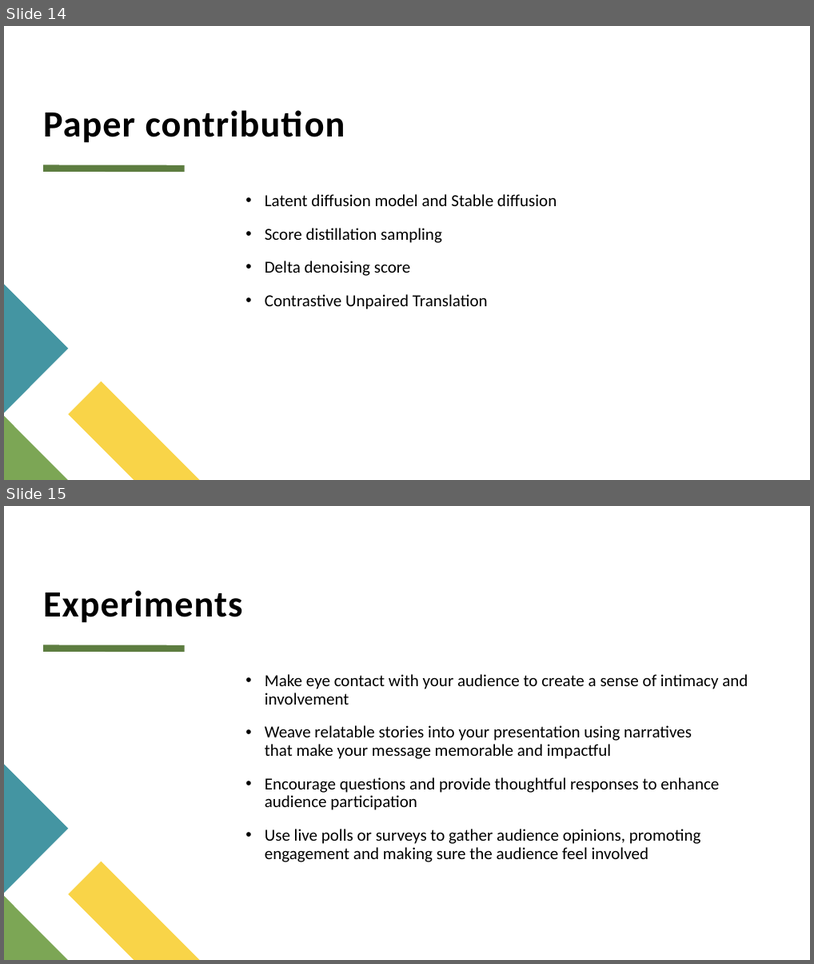
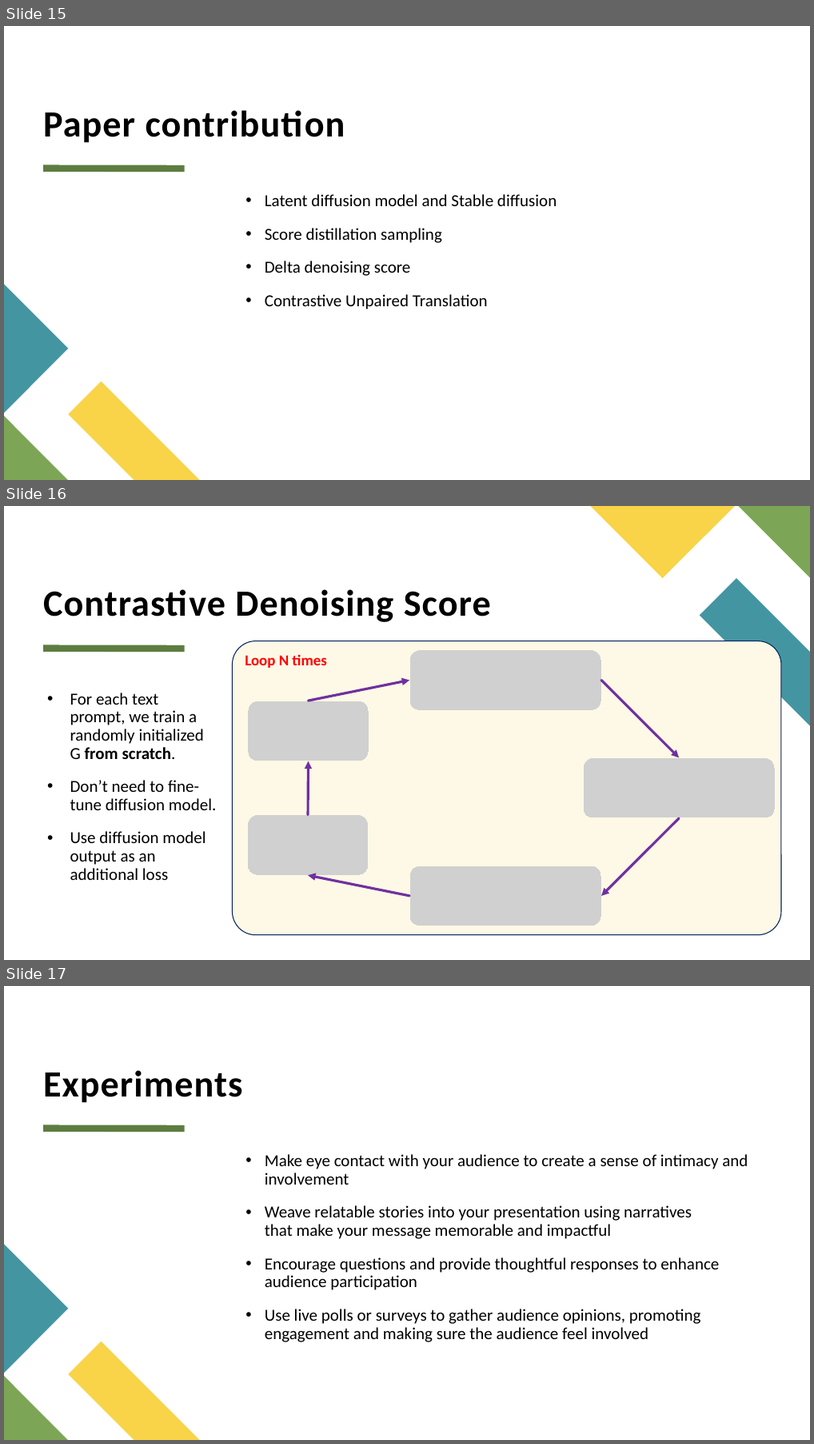
Before and after one commit to Anh26535D/cpp, a slide deck: report_computer_vision.pptx. Shown one above the other, each under a label of ours: slides 14 and 15 before the commit, slides 15, 16 and 17 after it. The pictures are 814x964 and 814x1444 pixels, drawn with LibreOffice and Linux fonts; fonts in the diff are those of the drawing; grey boxes stand for pictures. Boxes give left, top, right and bottom in pixels: in the first picture for what was removed or moved away, otherwise in the second. Text is boxed around its words. In the diff, an @@ line names an element or a change of style, - is before the commit and + after.

```diff
--- a/report_computer_vision.pptx
+++ b/report_computer_vision.pptx
@@ slide 16 added at [4,506,810,960], background #FFFFFF; not listed: 1 template element that a slide beside it also shows @@
@@ freeform shape added at [591,506,735,578], fill #F9D448 @@
@@ freeform shape added at [739,506,810,578], fill #7CA655 @@
@@ title added at [43,589,491,622], 44 pt, text #000000, bold @@
+Contrastive Denoising Score
@@ freeform shape added at [700,578,810,725], fill #4495A2 @@
@@ text added at [70,692,217,880], 20 pt, text #000000 @@
+• For each text prompt, we train a randomly initialized G from scratch.
+• Don’t need to fine-tune diffusion model.
+• Use diffusion model output as an additional loss
@@ group added at [233,641,782,935]: 5 pictures, 5 arrows, 1 rounded rectangle @@
+Loop N times
@@ what was slide 14 is now slide 15 @@
@@ what was slide 15 is now slide 17 @@
```
Also in this commit, not shown: 1 slide changed, 2 other slides added, 1 slide removed, 1 other file.
